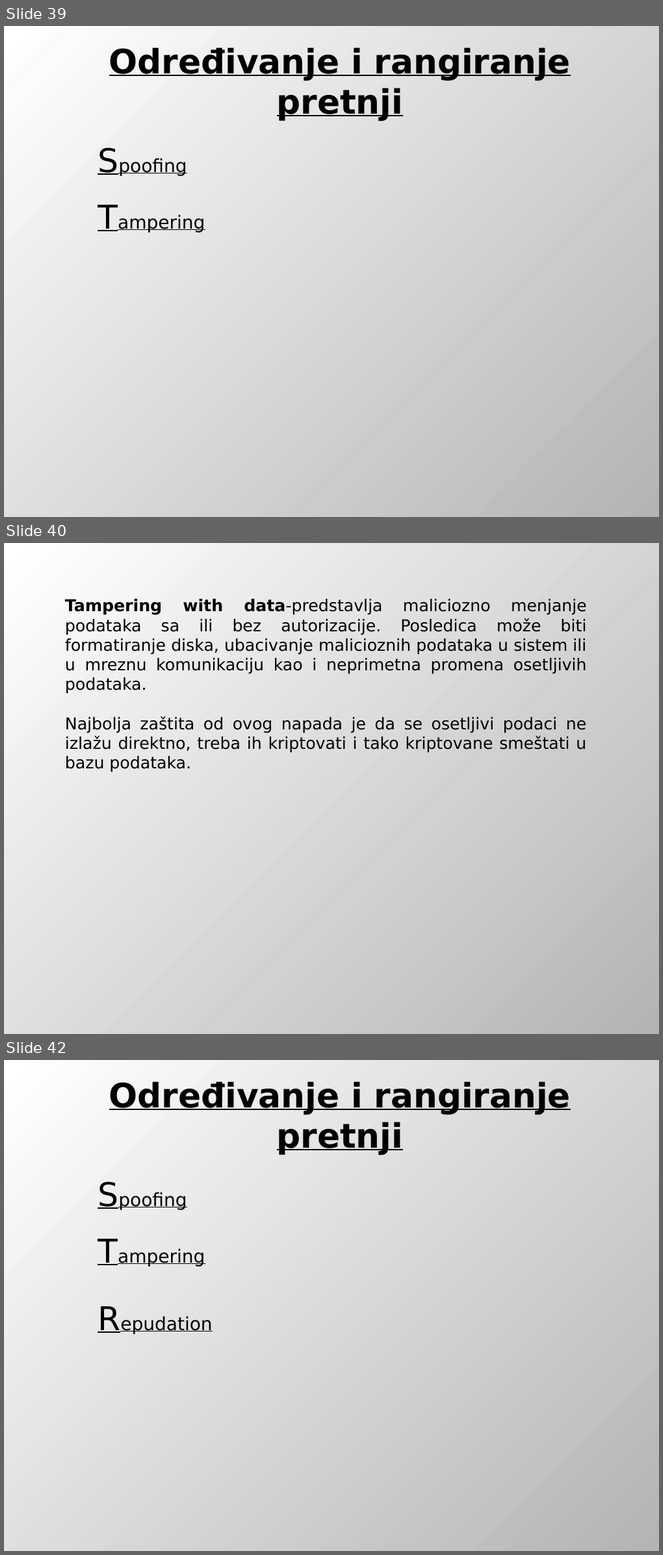
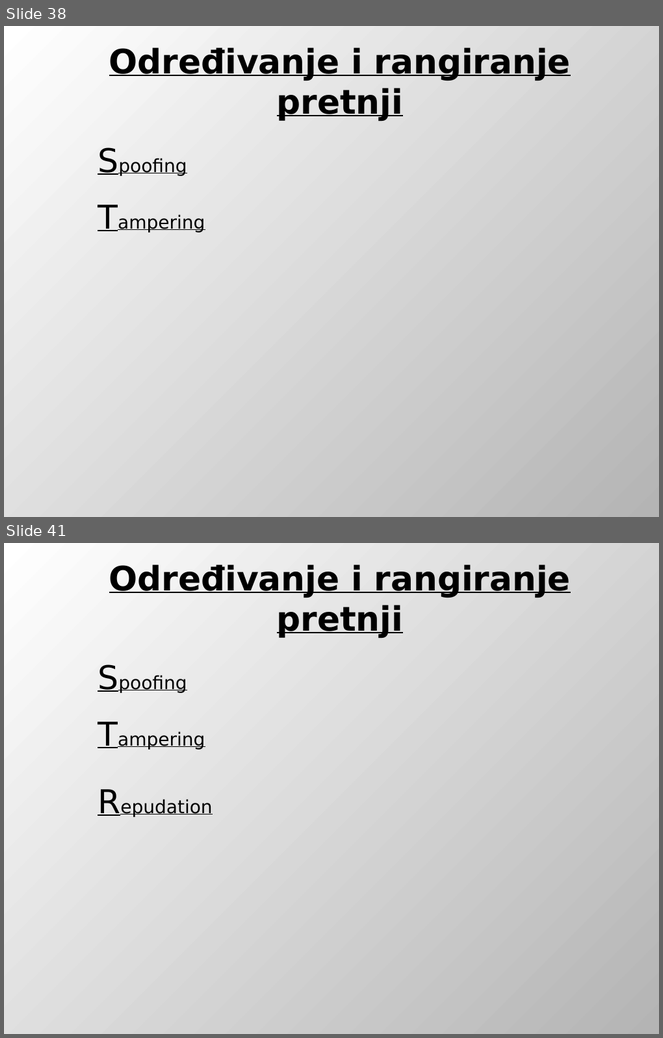
Before and after one commit to DejanUrosevic/XML-Projekat, a slide deck: Model Pretnji.pptx. Shown one above the other, each under a label of ours: slides 39, 40 and 42 before the commit, slides 38 and 41 after it; the slides between them are not shown. The pictures are 663x1555 and 663x1038 pixels, drawn with LibreOffice and Linux fonts; fonts in the diff are those of the drawing. Boxes give left, top, right and bottom in pixels: in the first picture for what was removed or moved away, otherwise in the second. Text is boxed around its words. In the diff, an @@ line names an element or a change of style, - is before the commit and + after.

```diff
--- a/Model Pretnji.pptx
+++ b/Model Pretnji.pptx
@@ slide 40 removed at [4, 543, 659, 1034], background gradient #FFFFFF to #B4B4B4 @@
@@ text removed at [65, 599, 587, 772] @@
-Tampering with data-predstavlja maliciozno menjanje podataka sa ili bez autorizacije. Posledica može biti formatiranje diska, ubacivanje malicioznih podataka u sistem ili u mreznu komunikaciju kao i neprimetna promena osetljivih podataka.
-Najbolja zaštita od ovog napada je da se osetljivi podaci ne izlažu direktno, treba ih kriptovati i tako kriptovane smeštati u bazu podataka.
@@ what was slide 39 is now slide 38 @@
@@ what was slide 42 is now slide 41 @@
```
Also in this commit, not shown: 6 slides changed, 2 slides added, 1 other slide removed, 6 other files.
